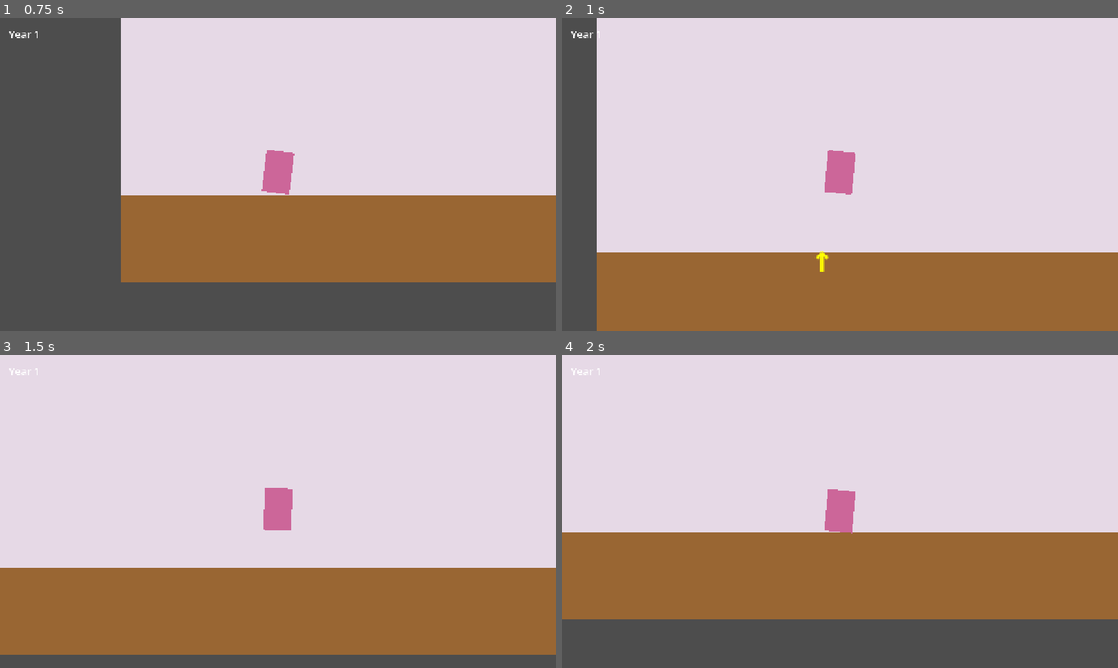
Above: before the commit, frames 1-4 (two rows, left to right).
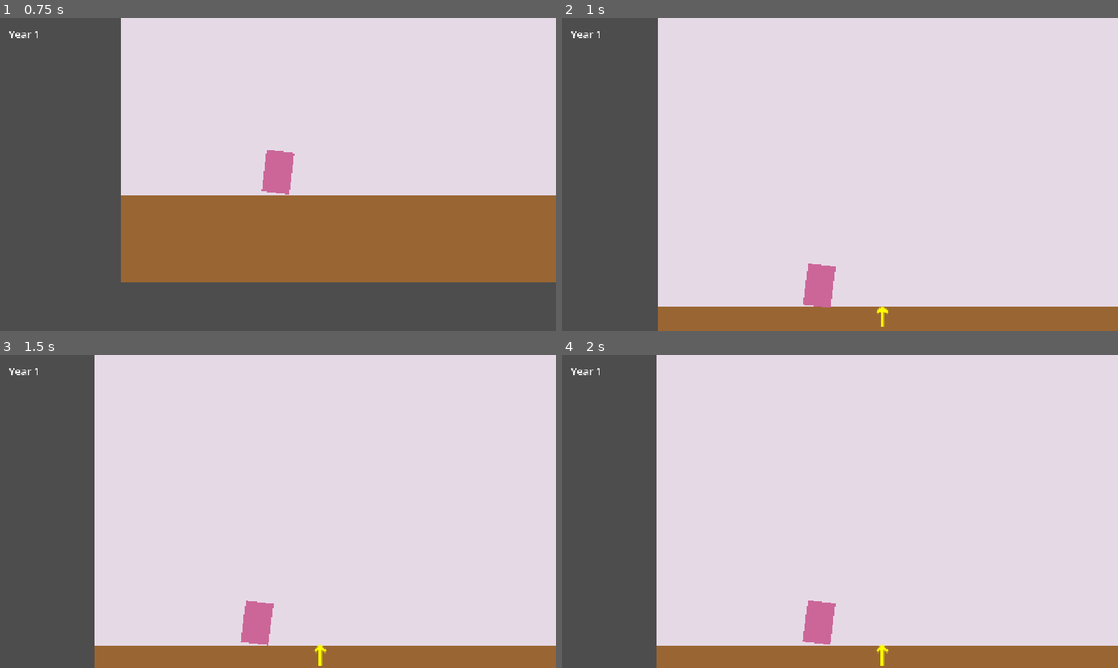
Above: after the commit, the same moments.

Repository: lasse-byte/anniversary-game
Game: Godot game, scene res://main.tscn
Same seed, same stepped clock (60 frames per second), same inputs: the game is played once before the commit and once after it.
Inputs:
- Up to frame 1 (0.75 s): hold D (move_right) from 0.53 s (still down)
- Up to frame 2 (1 s): keep holding D (move_right); tap Space (ui_accept) at 0.77 s
- Up to frame 3 (1.5 s): keep holding D (move_right)
- Up to frame 4 (2 s): keep holding D (move_right); tap Space (ui_accept) at 1.52 s

Frame 1 is identical in both runs. In frame 2, 26% of the frame differs, in the area x 6-100%, y 0-100%; in frame 3, 41%; in frame 4, 51%, in the area x 0-100%, y 0-100%.

Commit message:
Auto-zoom camera to frames: automatically move camera when in detection area
Co-authored-by: lasse-byte <257569380+lasse-byte@users.noreply.github.com>

Diff:
--- a/player.gd
+++ b/player.gd
@@ -26,16 +26,19 @@
 	return ImageTexture.create_from_image(img)
 
 func _physics_process(delta):
-	# Handle frame viewing
+	# Auto-enter frame view when nearby frames are detected
+	if nearby_frames.size() > 0 and not viewing_frame:
+		enter_frame_view(nearby_frames[0])
+
+	# Auto-exit frame view when no nearby frames
+	if nearby_frames.size() == 0 and viewing_frame:
+		exit_frame_view()
+
+	# Handle frame viewing - allow movement to exit
 	if viewing_frame:
-		# When viewing a frame, don't move but allow exit
+		# When viewing a frame, allow exit with any movement or jump
 		if Input.get_axis("move_left", "move_right") != 0 or Input.is_action_just_pressed("ui_accept"):
 			exit_frame_view()
-		return
-
-	# Check if we can view a frame
-	if nearby_frames.size() > 0 and Input.is_action_just_pressed("ui_up"):
-		enter_frame_view(nearby_frames[0])
 		return
 
 	# Add the gravity.
